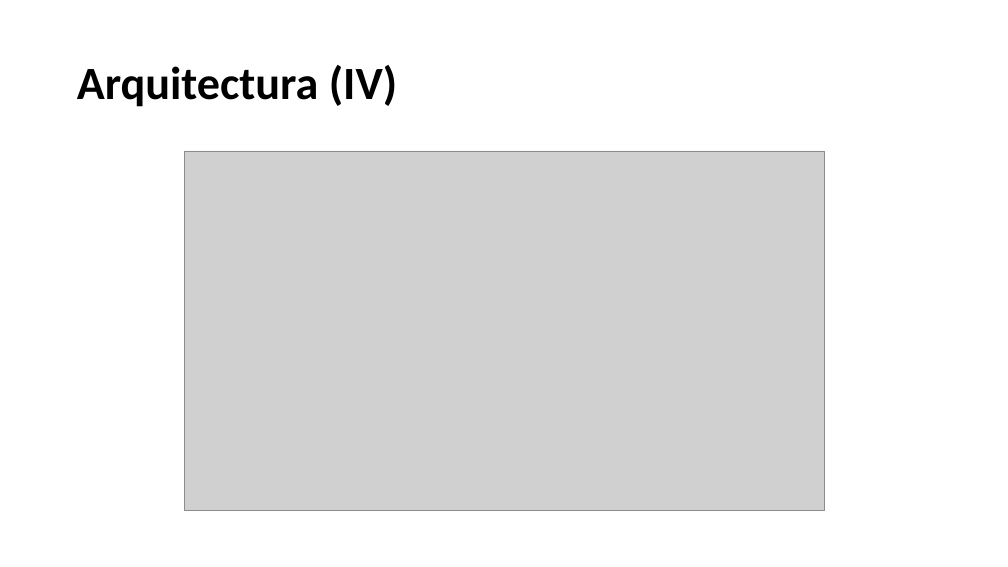
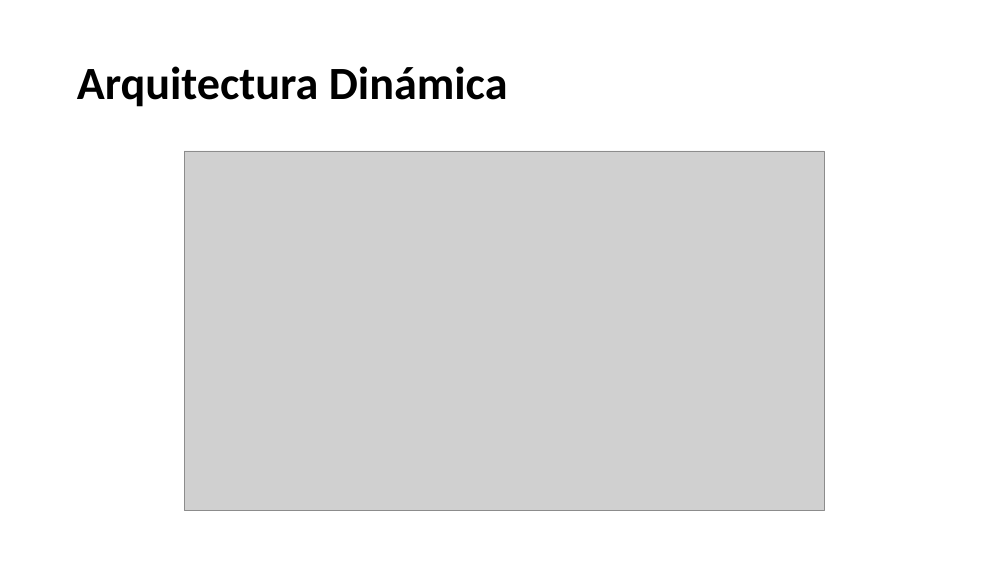
Before and after one commit to iTiago98/money-manager, a slide deck: slide 17 of MONEY MANAGER.pptx (slide 18 before the commit). Drawn at 1008x567 pixels with LibreOffice and Linux fonts; fonts in the diff are those of the drawing; grey boxes stand for pictures; background and template pictures are left out. Boxes give left, top, right and bottom in pixels: in the first picture for what was removed or moved away, otherwise in the second. Text is boxed around its words. In the diff, an @@ line names an element or a change of style, - is before the commit and + after.

```diff
--- a/MONEY MANAGER.pptx
+++ b/MONEY MANAGER.pptx
@@ title at bbox=[77, 66, 508, 107]: text changed @@
-Arquitectura (IV)
+Arquitectura Dinámica
```
Also in this commit, not shown: 4 other slides changed, 1 slide added, 1 slide removed, 2 other files.
